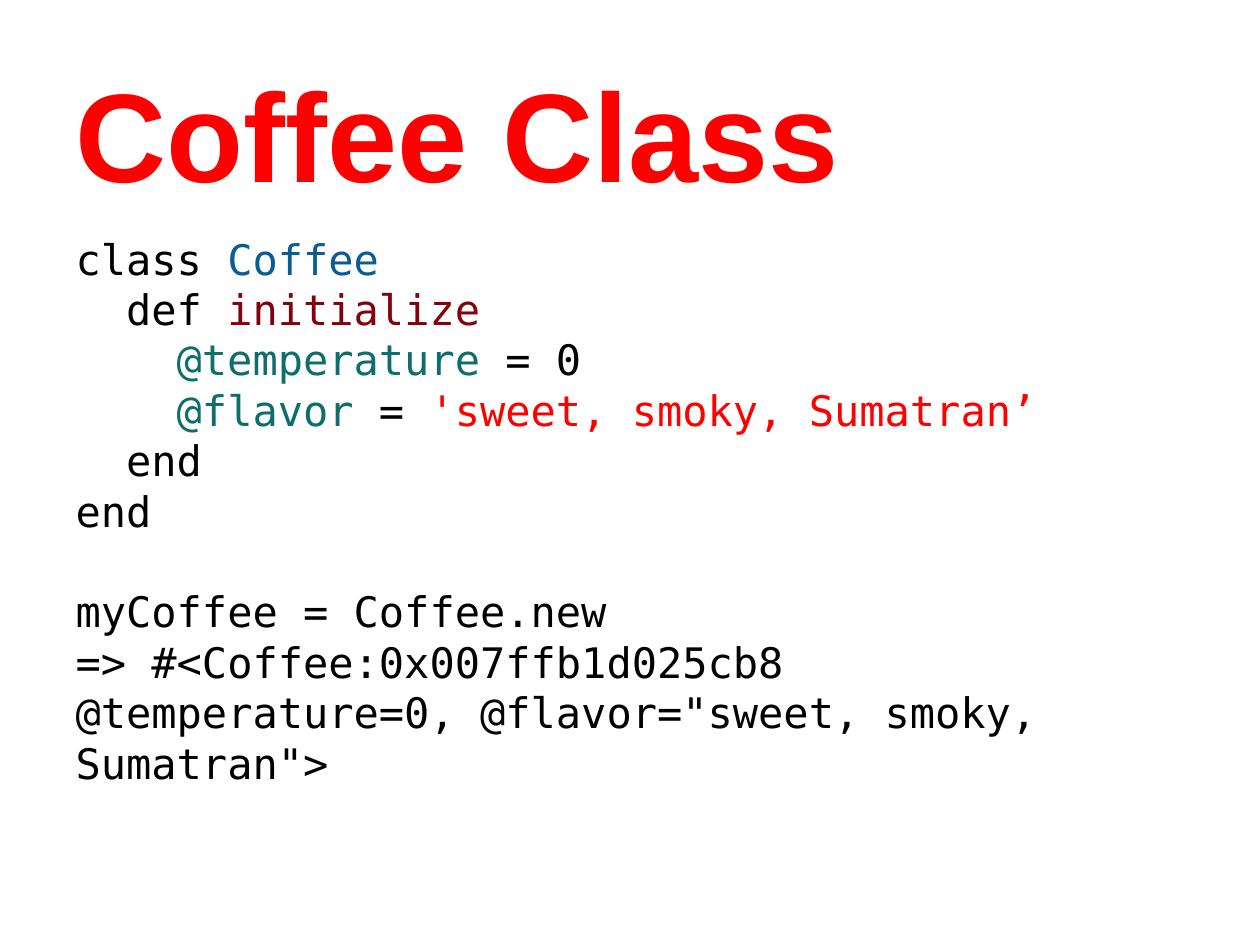
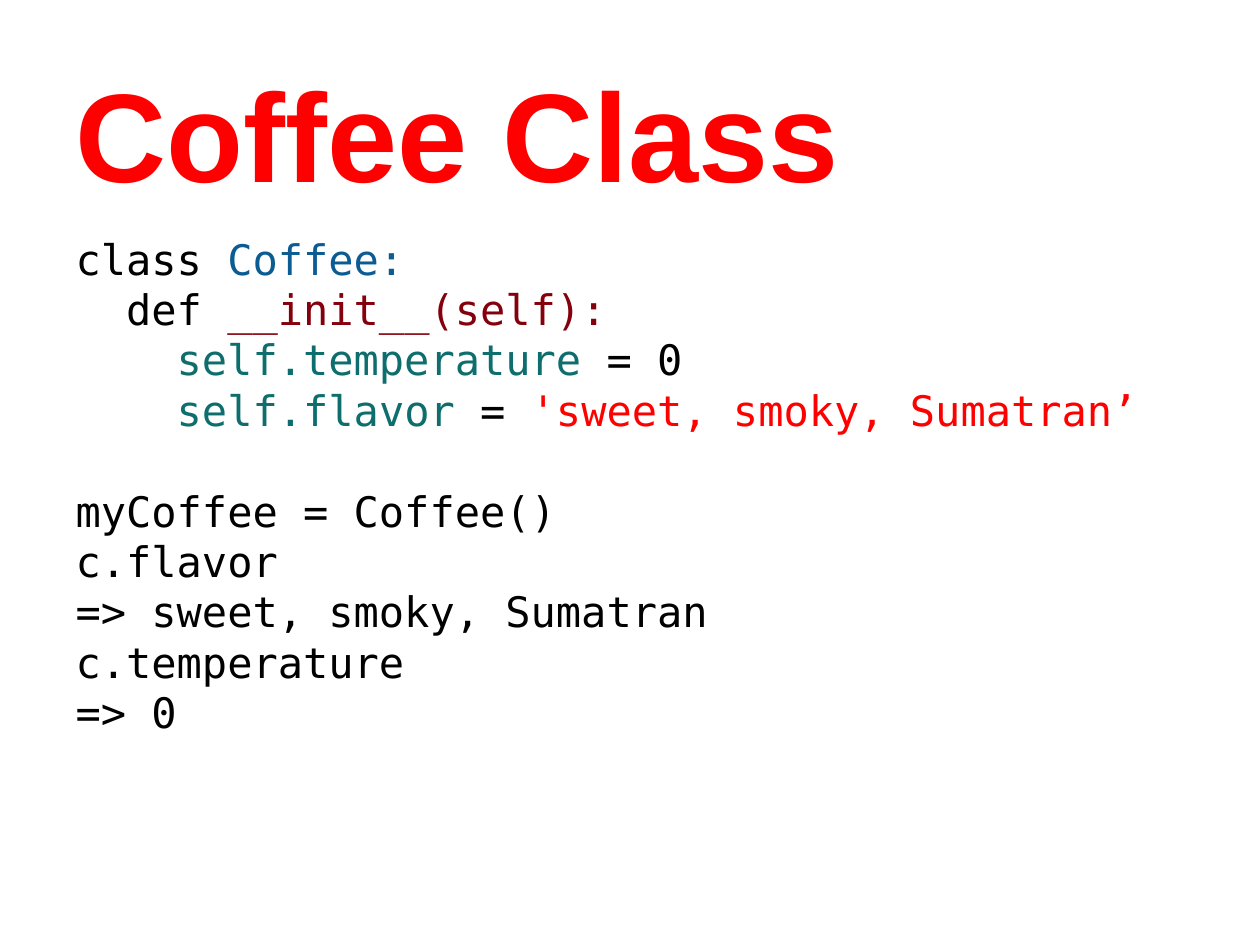
Before and after one commit to humanitiesprogramming/slides, a slide deck: slide 18 of 2017/python/B Done - ish/Ruby - Programming Concepts III.pptx. Drawn at 1260x945 pixels with LibreOffice and Linux fonts; fonts in the diff are those of the drawing. Boxes give left, top, right and bottom in pixels: in the first picture for what was removed or moved away, otherwise in the second. Text is boxed around its words. In the diff, an @@ line names an element or a change of style, - is before the commit and + after.

```diff
--- a/2017/python/B Done - ish/Ruby - Programming Concepts III.pptx
+++ b/2017/python/B Done - ish/Ruby - Programming Concepts III.pptx
@@ text at (76,243,1138,729): text changed @@
-class Coffee
-def initialize
-@temperature = 0
-@flavor = 'sweet, smoky, Sumatran’
-end
-end
-myCoffee = Coffee.new
-=> #<Coffee:0x007ffb1d025cb8 @temperature=0, @flavor="sweet, smoky, Sumatran">
+class Coffee:
+def __init__(self):
+self.temperature = 0
+self.flavor = 'sweet, smoky, Sumatran’
+myCoffee = Coffee()
+c.flavor
+=> sweet, smoky, Sumatran
+c.temperature
+=> 0
```
Also in this commit, not shown: 7 other slides changed.
